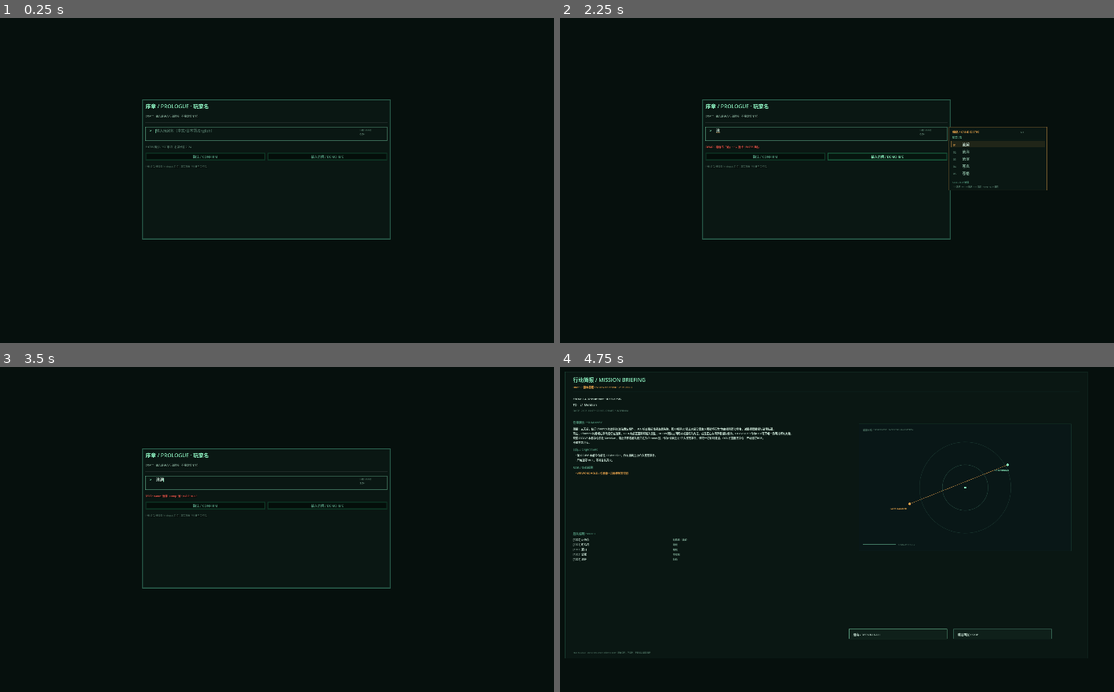
Above: before the commit, frames 1-4 (two rows, left to right).
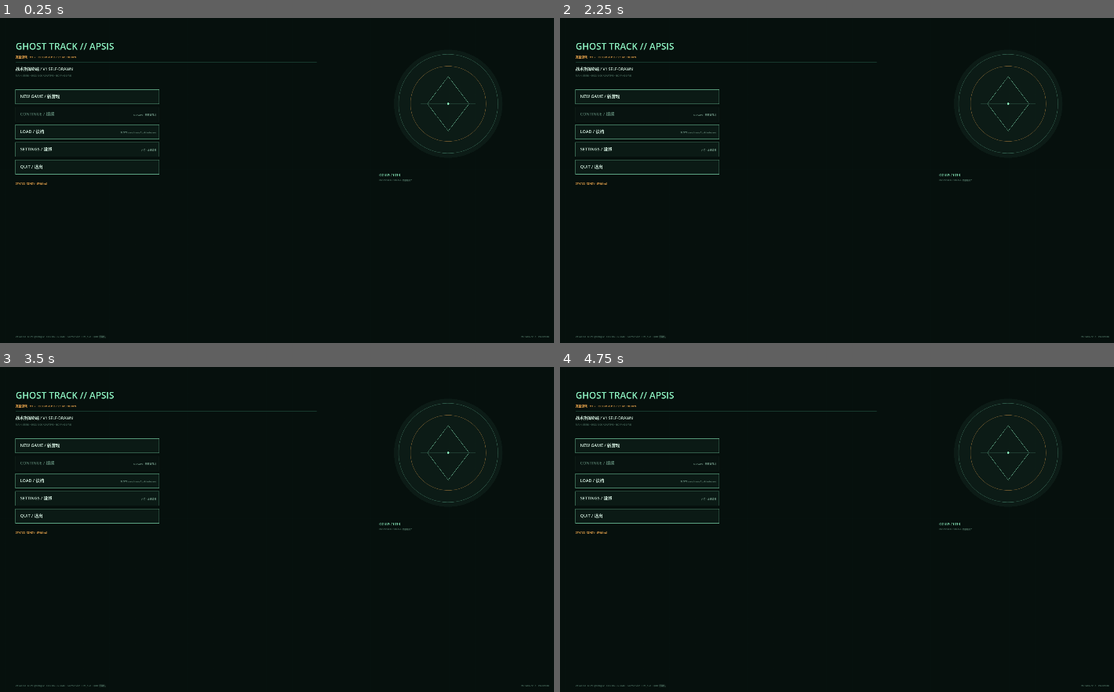
Above: after the commit, the same moments.

Repository: HATO-24/ghost-track-apsis
Game: Godot game, scene res://main_menu.tscn
Same seed, same stepped clock (60 frames per second), same inputs: the game is played once before the commit and once after it. Before the commit the project starts from res://prologue.tscn.
Inputs (mouse positions are in pixels of both pictures, inside the frame that each line leads up to):
- Up to frame 1 (0.25 s): no input
- Up to frame 2 (2.25 s): click (764, 157) at 0.5 s, where only the run before the commit has a clickable "确认 / CONFIRM"; click (764, 157) at 1.25 s, where only the run before the commit has a clickable "确认 / CONFIRM"; click (886, 157) at 2 s, where only the run before the commit has a clickable "输入示例 / DEMO IME"
- Up to frame 3 (3.5 s): tap Enter at 2.75 s; drag from (265, 484) to (326, 441) at 2.77 s
- Up to frame 4 (4.75 s): tap Space (ui_select) at 3.5 s; drag from (698, 536) to (792, 588) at 3.52 s; tap Enter at 4.25 s; move the mouse to (886, 441) at 4.27 s; hold Right from 4.28 s (still down); hold E from 4.28 s (still down); click (886, 441) at 4.42 s

The runs differ from the first frame. In frame 1, 2.9% of the frame differs, in the area x 2-100%, y 7-99%; in frame 2, 3.2%; in frame 3, 2.9%; in frame 4, 3.4%, in the area x 0-100%, y 1-99%.

Commit message:
方案B-21：主菜单/新游戏/继续/读档，主场景切 main_menu

Diff:
--- /dev/null
+++ b/game_v17/main_menu.tscn
@@ -0,0 +1,12 @@
+[gd_scene load_steps=2 format=3]
+
+[ext_resource type="Script" path="res://scripts/ui/main_menu.gd" id="1_menu"]
+
+[node name="MainMenu" type="Control"]
+layout_mode = 3
+anchors_preset = 15
+anchor_right = 1.0
+anchor_bottom = 1.0
+grow_horizontal = 2
+grow_vertical = 2
+script = ExtResource("1_menu")
--- a/game_v17/project.godot
+++ b/game_v17/project.godot
@@ -3,7 +3,7 @@
 [application]
 
 config/name="GHOST TRACK // APSIS — V1.7"
-run/main_scene="res://prologue.tscn"
+run/main_scene="res://main_menu.tscn"
 config/features=PackedStringArray("4.7", "GL Compatibility")
 boot_splash/show_image=false
 
--- /dev/null
+++ b/game_v17/scripts/ui/main_menu.gd
@@ -0,0 +1,292 @@
+extends Control
+
+# 方案B-21：V1 自绘主菜单。New/Continue/Load/Settings/Quit。
+# 读档仅传 load_slot 给 ShellBinder；不伪造存档；不改剧情/物理。
+
+const P := preload("res://scripts/pal.gd")
+const F := preload("res://scripts/fonts.gd")
+const Tokens := preload("res://scripts/ui/layout_tokens.gd")
+const TM := preload("res://scripts/ui/text_metrics.gd")
+const Painter := preload("res://scripts/ui/panel_painter.gd")
+const SaveService := preload("res://scripts/core/save_service.gd")
+
+const VERSION := "V1.7"
+const SAVE_ROOT := "user://saves"
+const SLOTS := ["save", "menu", "quit", "autosave"]
+const PROLOGUE := "res://prologue.tscn"
+const V1_HUD := "res://v1_hud.tscn"
+
+var _save = null
+var _slots: Array = []
+var _latest := {}
+var _overlay := ""
+var _buttons: Array = []
+var _overlay_buttons: Array = []
+var _overlay_rows: Array = []
+var _target_size := Vector2i(1920, 1080)
+var _shot_path := ""
+var _frames := 0
+var _status := "READY · 选择行动"
+
+
+func _ready() -> void:
+	_shot_path = OS.get_environment("DSH_SHOT")
+	var sz := OS.get_environment("DSH_HUD_SIZE")
+	if sz == "":
+		sz = "1920x1080"
+	var parts := sz.split("x")
+	if parts.size() == 2:
+		_target_size = Vector2i(int(parts[0]), int(parts[1]))
+	var win := get_window()
+	if win != null:
+		win.size = _target_size
+		if _shot_path != "":
+			win.borderless = true
+			win.position = Vector2i(0, 0)
+	theme = null
+	set_anchors_preset(Control.PRESET_FULL_RECT)
+	mouse_filter = Control.MOUSE_FILTER_STOP
+	_save = SaveService.new(SAVE_ROOT)
+	_refresh_slots()
+	var view := OS.get_environment("DSH_MAIN_MENU_VIEW")
+	if view in ["load", "settings", "quit"]:
+		_overlay = view
+	set_process(true)
+	if _shot_path != "":
+		get_window().size = _target_size
+		Input.warp_mouse(Vector2(_target_size) * 0.5)
+
+
+func _refresh_slots() -> void:
+	_slots.clear()
+	_latest = {}
+	if _save == null:
+		return
+	var rows: Array = _save.list_slots()
+	var by_slot: Dictionary = {}
+	for raw in rows:
+		if raw is Dictionary:
+			by_slot[String((raw as Dictionary).get("slot", ""))] = raw
+	for slot in SLOTS:
+		var row: Dictionary = {"slot": slot, "exists": false, "ok": false}
+		if by_slot.has(slot):
+			row = (by_slot[slot] as Dictionary).duplicate(true)
+		if bool(row.get("exists", false)) and bool(row.get("ok", false)):
+			row["metadata"] = _save.load_metadata(slot).get("meta", {})
+			var upd := float((row.get("metadata", {}) as Dictionary).get("updated_at", row.get("updated_at", 0.0)))
+			if slot in ["save", "menu", "autosave"] and (_latest.is_empty() or upd > float((_latest.get("metadata", {}) as Dictionary).get("updated_at", 0.0))):
+				_latest = row.duplicate(true)
+		_slots.append(row)
+
+
+func _draw() -> void:
+	var w := size.x
+	var h := size.y
+	draw_rect(Rect2(Vector2.ZERO, size), P.BG)
+	draw_grid(w, h)
+	# 标题
+	var x := w * 0.10
+	var y := h * 0.16
+	draw_string(F.cjk(), Vector2(x, y), "GHOST TRACK // APSIS", HORIZONTAL_ALIGNMENT_LEFT, -1, 28, P.PH)
+	draw_string(F.mono(), Vector2(x, y + 26), "完整游戏 · " + VERSION + " · OCUVF-ID13 / L1 MERIDIAN", HORIZONTAL_ALIGNMENT_LEFT, -1, 9, P.AMBER)
+	draw_line(Vector2(x, y + 38), Vector2(w * 0.58, y + 38), P.a(P.LINE, 0.8), 1.0)
+	draw_string(F.cjk(), Vector2(x, y + 64), "战术指挥终端 / V1 SELF-DRAWN", HORIZONTAL_ALIGNMENT_LEFT, -1, 12, P.TXT)
+	draw_string(F.mono(), Vector2(x, y + 82), "MAIN MENU · 1920/1600 ADAPTIVE · NO FAKE SAVE", HORIZONTAL_ALIGNMENT_LEFT, -1, 7, P.a(P.FAINT, 0.9))
+	_draw_emblem(Rect2(w * 0.68, y - 46, w * 0.22, w * 0.22))
+	# 主按钮
+	_buttons.clear()
+	var bx := x
+	var by := y + 122.0
+	var bw := minf(440.0, w * 0.34)
+	var bh := 44.0
+	var labels := [
+		["NEW", "NEW GAME / 新游戏"],
+		["CONTINUE", "CONTINUE / 继续"],
+		["LOAD", "LOAD / 读档"],
+		["SETTINGS", "SETTINGS / 设置"],
+		["QUIT", "QUIT / 退出"],
+	]
+	for i in range(labels.size()):
+		var br := Rect2(bx, by + float(i) * (bh + 10.0), bw, bh)
+		var k := String(labels[i][0])
+		var enabled := true
+		var sub := ""
+		if k == "CONTINUE":
+			enabled = not _latest.is_empty()
+			sub = ("latest · " + String(_latest.get("slot", "")) + " · " + _fmt_time(float((_latest.get("metadata", {}) as Dictionary).get("updated_at", 0.0)))) if enabled else "NO SAVE · 无有效存档"
+		elif k == "LOAD":
+			sub = "SLOTS save/menu/quit/autosave"
+		elif k == "SETTINGS":
+			sub = "占位 · 未接设置"
+		var col := P.PH if enabled else P.FAINT
+		draw_rect(br, P.a(P.PANEL2, 0.55 if enabled else 0.20))
+		draw_rect(br, P.a(col, 0.70 if enabled else 0.20), false, 1.0)
+		Painter.label(self, br.position.x + 14, br.position.y + 26, String(labels[i][1]), 13, P.TXT if enabled else P.FAINT, false)
+		if sub != "":
+			Painter.label(self, br.position.x + bw - 8 - TM.width(sub, true, 7), br.position.y + 27, TM.fit(sub, bw - 170, true, 7), 7, P.a(P.DIM, 0.9), true)
+		_buttons.append({"rect": br, "kind": k})
+	# 状态与页脚
+	Painter.label(self, x, by + 5.0 * (bh + 10.0) + 22.0, "STATUS  " + _status, 8, P.AMBER, true)
+	Painter.label(self, x, h - 24.0, "V1 MENU · NEW→prologue · CONTINUE/LOAD→SaveService → v1_hud · QUIT 需确认", 7, P.a(P.FAINT, 0.9), true)
+	Painter.label(self, w - 180.0, h - 24.0, "VERSION " + VERSION + " · " + str(_target_size.x) + "x" + str(_target_size.y), 7, P.a(P.FAINT, 0.9), true)
+	if _overlay != "":
+		_draw_overlay(w, h)
+
+
+func draw_grid(w: float, h: float) -> void:
+	for i in range(24):
+		var gx := w * float(i) / 24.0
+		draw_line(Vector2(gx, 0), Vector2(gx, h), P.a(P.LINE, 0.045), 1.0)
+	for j in range(14):
+		var gy := h * float(j) / 14.0
+		draw_line(Vector2(0, gy), Vector2(w, gy), P.a(P.LINE, 0.045), 1.0)
+
+
+func _draw_emblem(r: Rect2) -> void:
+	# assets/emblems 不在当前工程；使用 V1 程序化徽记，不伪造图片。
+	var c := r.position + r.size * 0.5
+	var rad := minf(r.size.x, r.size.y) * 0.36
+	draw_circle(c, rad + 14.0, P.a(P.PH, 0.05))
+	draw_arc(c, rad, 0.0, TAU, 72, P.a(P.PH_DIM, 0.55), 1.0, true)
+	draw_arc(c, rad * 0.76, 0.0, TAU, 64, P.a(P.AMBER, 0.45), 1.0, true)
+	var pts := PackedVector2Array([c + Vector2(0, -rad * 0.55), c + Vector2(rad * 0.42, 0), c + Vector2(0, rad * 0.55), c + Vector2(-rad * 0.42, 0)])
+	draw_polyline(pts + PackedVector2Array([pts[0]]), P.a(P.PH, 0.75), 1.0)
+	draw_line(c + Vector2(-rad * 0.55, 0), c + Vector2(rad * 0.55, 0), P.a(P.PH_DIM, 0.5), 1.0)
+	draw_circle(c, 3.0, P.PH)
+	Painter.label(self, r.position.x, r.end.y + 12.0, "OCUVF / ID13", 10, P.PH, false)
+	Painter.label(self, r.position.x, r.end.y + 26.0, "PROCEDURAL EMBLEM · 非图片资产", 6, P.a(P.FAINT, 0.9), true)
+
+
+func _draw_overlay(w: float, h: float) -> void:
+	var r := Rect2(w * 0.18, h * 0.20, w * 0.64, h * 0.60)
+	draw_rect(r, P.a(P.PANEL, 0.985))
+	draw_rect(r, P.a(P.LINE2, 0.65), false, 1.0)
+	var x := r.position.x + 22.0
+	var y := r.position.y + 30.0
+	_overlay_buttons.clear()
+	_overlay_rows.clear()
+	if _overlay == "load":
+		Painter.label(self, x, y, "LOAD / 读档", 15, P.PH)
+		Painter.label(self, x, y + 16, "槽位来自 SaveService · 只读校验 · 选择读取到 v1_hud", 8, P.a(P.AMBER, 0.9), true)
+		var ry := y + 42.0
+		for i in range(_slots.size()):
+			var row: Dictionary = _slots[i]
+			var rr := Rect2(x, ry + float(i) * 62.0, r.size.x - 44.0, 56.0)
+			var ok := bool(row.get("exists", false)) and bool(row.get("ok", false))
+			var md: Dictionary = row.get("metadata", {}) if row.get("metadata", {}) is Dictionary else {}
+			draw_rect(rr, P.a(P.PANEL2, 0.35))
+			Painter.label(self, rr.position.x + 8, rr.position.y + 18, String(row.get("slot", "")).to_upper(), 11, P.PH if ok else P.FAINT, true)
+			var state := "EMPTY" if not bool(row.get("exists", false)) else ("CORRUPTED" if not bool(row.get("ok", false)) else "VALID · " + _fmt_time(float(md.get("updated_at", 0.0))))
+			Painter.label(self, rr.position.x + 8, rr.position.y + 34, state, 8, P.PH if ok else P.AMBER, true)
+			if ok:
+				Painter.label(self, rr.position.x + 220, rr.position.y + 18, "CHAPTER " + String(md.get("chapter", "—")) + " · " + String(md.get("location", "—")), 7, P.TXT, true)
+				Painter.label(self, rr.position.x + 220, rr.position.y + 34, "SIZE / path " + String(row.get("path", "")), 6, P.a(P.FAINT, 0.9), true)
+				var br := Rect2(rr.end.x - 112, rr.position.y + 16, 96, 24)
+				_overlay_buttons.append({"rect": br, "kind": "LOAD:" + String(row.get("slot", ""))})
+				Painter.button(self, br, "LOAD", true, P.PH)
+		var cl := Rect2(r.end.x - 120.0, r.end.y - 40.0, 96, 26)
+		_overlay_buttons.append({"rect": cl, "kind": "CLOSE"})
+		Painter.button(self, cl, "CLOSE", true, P.PH_DIM)
+	elif _overlay == "settings":
+		Painter.label(self, x, y, "SETTINGS / 设置", 15, P.PH)
+		Painter.label(self, x, y + 40, "占位 · 设置页面未接入（音量/键位/显示等后续任务）", 11, P.TXT, false)
+		Painter.label(self, x, y + 60, "当前无设置写入；不伪造选项。", 8, P.PH_DIM, true)
+		var cl2 := Rect2(r.end.x - 120.0, r.end.y - 40.0, 96, 26)
+		_overlay_buttons.append({"rect": cl2, "kind": "CLOSE"})
+		Painter.button(self, cl2, "CLOSE", true, P.PH_DIM)
+	elif _overlay == "quit":
+		Painter.label(self, x, y, "QUIT / 退出确认", 15, P.AMBER)
+		Painter.label(self, x, y + 44, "确认退出游戏？未保存进度会丢失。", 11, P.TXT, false)
+		Painter.label(self, x, y + 64, "QUIT 只在确认后调用 get_tree().quit()。", 8, P.PH_DIM, true)
+		var yes := Rect2(r.end.x - 230.0, r.end.y - 44.0, 96, 28)
+		var no := Rect2(r.end.x - 120.0, r.end.y - 44.0, 96, 28)
+		_overlay_buttons.append({"rect": yes, "kind": "QUIT_YES"})
+		_overlay_buttons.append({"rect": no, "kind": "CLOSE"})
+		Painter.button(self, yes, "确认退出", true, P.AMBER)
+		Painter.button(self, no, "取消", true, P.PH_DIM)
+
+
+func _fmt_time(unix_s: float) -> String:
+	if unix_s <= 0.0:
+		return "—"
+	return Time.get_datetime_string_from_unix_time(int(unix_s))
+
+
+func _gui_input(event: InputEvent) -> void:
+	if not (event is InputEventMouseButton) or not event.pressed or event.button_index != MOUSE_BUTTON_LEFT:
+		return
+	var pos := (event as InputEventMouseButton).position
+	if _overlay != "":
+		for b in _overlay_buttons:
+			if (b["rect"] as Rect2).has_point(pos):
+				_overlay_action(String(b.get("kind", "")))
+				accept_event()
+				return
+		return
+	for b in _buttons:
+		if (b["rect"] as Rect2).has_point(pos):
+			_main_action(String(b.get("kind", "")))
+			accept_event()
+			return
+
+
+func _main_action(kind: String) -> void:
+	match kind:
+		"NEW":
+			OS.set_environment("DSH_LOAD_SLOT", "")
+			get_tree().root.set_meta("load_slot", "")
+			get_tree().root.set_meta("flow_state", {})
+			_status = "NEW GAME → prologue"
+			get_tree().change_scene_to_file(PROLOGUE)
+		"CONTINUE":
+			if _latest.is_empty():
+				_status = "NO SAVE · 无有效存档"
+				return
+			_enter_load(String(_latest.get("slot", "")))
+		"LOAD":
+			_overlay = "load"
+			_refresh_slots()
+			queue_redraw()
+		"SETTINGS":
+			_overlay = "settings"
+			queue_redraw()
+		"QUIT":
+			_overlay = "quit"
+			queue_redraw()
+
+
+func _overlay_action(kind: String) -> void:
+	if kind.begins_with("LOAD:"):
+		_enter_load(kind.substr(5))
+	elif kind == "QUIT_YES":
+		get_tree().quit()
+	elif kind == "CLOSE":
+		_overlay = ""
+		queue_redraw()
+
+
+func _enter_load(slot: String) -> void:
+	if _save == null or not _save.has_slot(slot):
+		_status = "LOAD FAILED · NO SLOT " + slot
+		return
+	var md: Dictionary = _save.load_metadata(slot)
+	if not bool(md.get("ok", false)):
+		_status = "LOAD FAILED · " + String(md.get("reason", "corrupted"))
+		return
+	get_tree().root.set_meta("load_slot", slot)
+	OS.set_environment("DSH_LOAD_SLOT", slot)
+	_status = "LOAD " + slot + " → v1_hud"
+	print("[MAIN MENU] LOAD slot=", slot, " → v1_hud.tscn")
+	get_tree().change_scene_to_file(V1_HUD)
+
+
+func _process(_delta: float) -> void:
+	if _shot_path == "":
+		return
+	_frames += 1
+	if _frames >= 40:
+		var img := get_viewport().get_texture().get_image()
+		if img != null:
+			var err := img.save_png(_shot_path)
+			print("MAIN MENU SHOT size=%s err=%d → %s" % [str(img.get_size()), err, _shot_path])
+		get_tree().quit()
--- a/game_v17/scripts/ui/shell_binder.gd
+++ b/game_v17/scripts/ui/shell_binder.gd
@@ -43,6 +43,9 @@
 var after_action = null
 var report_ready := false
 var report_comms_lines: Array = []
+var load_slot_requested := ""
+var load_ok := false
+var load_error := ""
 var track_vm: Dictionary = {}
 var sensor_vm: Dictionary = {}
 var sensor_result := ""
@@ -57,6 +60,43 @@
 var commander := "指挥官 · 沧澜"
 var last_save_text := ""
 var last_save_ok := false
+
+
+func _load_requested_slot(slot: String) -> void:
+	load_ok = false
+	load_error = ""
+	if save_service == null:
+		load_error = "no_save_service"
+		return
+	var raw: Dictionary = save_service.call("_read_slot_raw", slot)
+	if not bool(raw.get("ok", false)):
+		load_error = String(raw.get("reason", "read_failed"))
+		errors.append("LOAD slot=" + slot + " failed: " + load_error)
+		print("[SHELL BINDER] LOAD FAILED slot=", slot, " reason=", load_error)
+		return
+	var payload: Dictionary = raw.get("payload", {}) if raw.get("payload", {}) is Dictionary else {}
+	var save_text := String(payload.get("session_save", ""))
+	if save_text == "":
+		load_error = "empty_session_save"
+		errors.append("LOAD slot=" + slot + " failed: " + load_error)
+		return
+	var parsed = JSON.parse_string(save_text)
+	if parsed is Dictionary:
+		var seed: Dictionary = parsed.get("seed", {}) if parsed.get("seed", {}) is Dictionary else {}
+		if not seed.has("combat_service"):
+			seed["combat_service"] = {}
+			parsed["seed"] = seed
+			save_text = JSON.stringify(parsed)
+	var lr: Dictionary = session.load_state(save_text)
+	if not bool(lr.get("ok", false)):
+		load_error = String(lr.get("reason", "session_load_failed"))
+		errors.append("LOAD slot=" + slot + " failed: " + load_error)
+		print("[SHELL BINDER] LOAD FAILED slot=", slot, " reason=", load_error)
+		return
+	load_ok = true
+	if String(load_slot_requested) != "":
+		OS.set_environment("DSH_LOAD_SLOT", "")
+	print("[SHELL BINDER] LOAD OK slot=", slot, " t=", session.now_s())
 
 
 func boot() -> bool:
@@ -106,6 +146,15 @@
 	if not bool(save_service.setup(SAVE_ROOT)):
 		errors.append("SaveService setup failed")
 		return false
+	# 主菜单指定 load slot：优先 raw payload + 当前已 boot 的可选组件 load_state。
+	var req_slot := OS.get_environment("DSH_LOAD_SLOT")
+	if req_slot == "":
+		var ml = Engine.get_main_loop()
+		if ml is SceneTree and (ml as SceneTree).root != null and (ml as SceneTree).root.has_meta("load_slot"):
+			req_slot = String((ml as SceneTree).root.get_meta("load_slot", ""))
+	load_slot_requested = req_slot
+	if req_slot != "":
+		_load_requested_slot(req_slot)
 	ceres_chain = CeresChain.new()
 	var cerr: bool = ceres_chain.setup({"content_path": CeresChain.DEFAULT_CONTENT})
 	ceres_ready = cerr
--- a/game_v17/scripts/ui/v1_hud.gd
+++ b/game_v17/scripts/ui/v1_hud.gd
@@ -119,6 +119,10 @@
 	else:
 		_commander = "指挥官 · " + _commander
 	_load_data()
+	if binder != null and String(binder.load_slot_requested) != "" and not bool(binder.load_ok):
+		_save_ok = false
+		_save_msg = "LOAD FAILED · " + String(binder.load_error) + " · 返回主菜单"
+		call_deferred("_return_to_main_menu")
 	set_anchors_preset(Control.PRESET_FULL_RECT)
 	mouse_filter = Control.MOUSE_FILTER_STOP
 	set_process(true)
@@ -2419,3 +2423,8 @@
 			_do_right_action(String(b.get("kind", "")))
 			accept_event()
 			return
+
+
+func _return_to_main_menu() -> void:
+	print("[V1 HUD] LOAD FAILED → main_menu.tscn · ", binder.load_error if binder != null else "")
+	get_tree().change_scene_to_file("res://main_menu.tscn")
Not shown, changed: docs/43_开发待办清单.md
Not shown, added: game_v17/docs/main_menu.md
Not shown, changed: game_v17/docs/ui_v1.md
